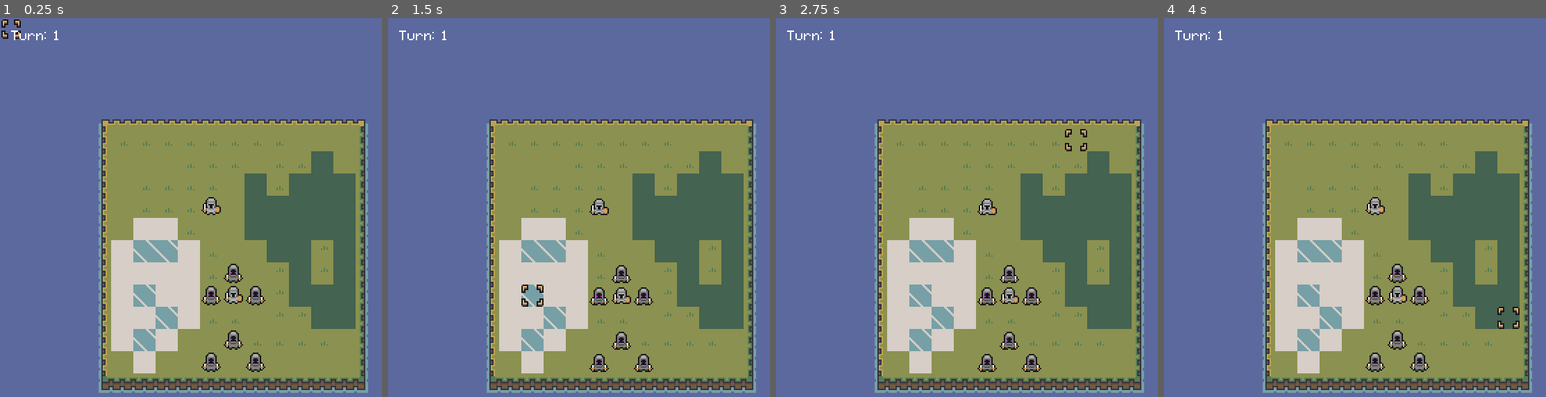
Above: before the commit, frames 1-4 (left to right).
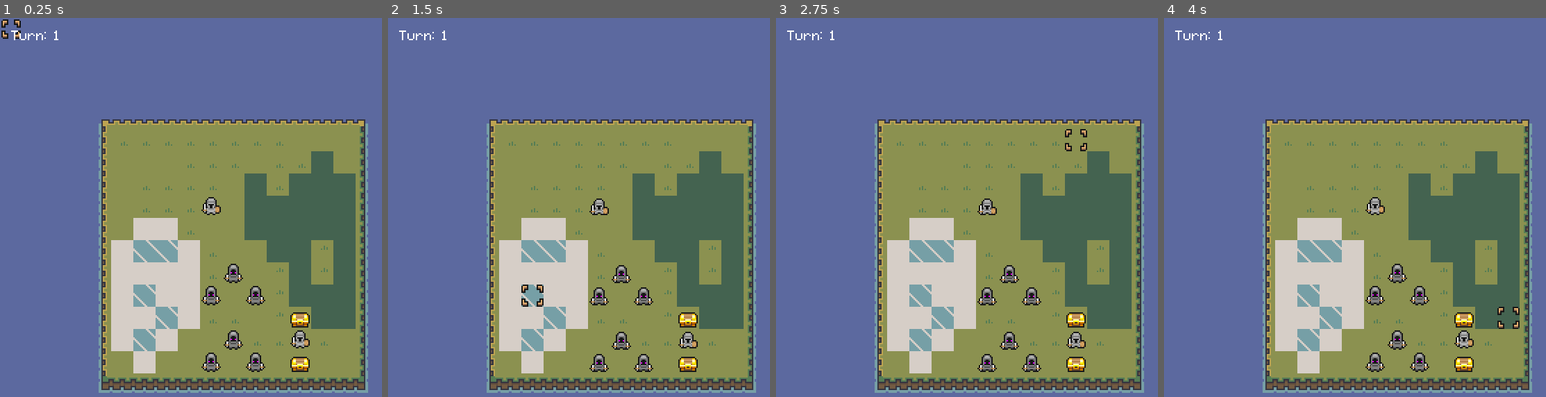
Above: after the commit, the same moments.

Repository: Dz373/Tactical-RPG
Game: Godot game, scene res://board.tscn
Same seed, same stepped clock (60 frames per second), same inputs: the game is played once before the commit and once after it.
Inputs (mouse positions are in pixels of both pictures, inside the frame that each line leads up to):
- Up to frame 1 (0.25 s): no input
- Up to frame 2 (1.5 s): tap Enter (ui_accept) at 0.5, 0.77 s; move the mouse to (708, 218) at 0.52 s; hold D (right) 0.53-1.28 s; hold 1 (cell) 0.53-1.28 s; move the mouse to (521, 260) at 1.27 s; hold Down (down) from 1.28 s (still down); tap 1 (cell) at 1.35 s
- Up to frame 3 (2.75 s): tap Enter (ui_accept) at 1.52 s; move the mouse to (1043, 143) at 2.02 s; release Down (down) at 2.03 s; press the mouse at (1043, 143) at 2.03 s; hold D (right) from 2.03 s (still down); tap 1 (cell) at 2.3 s
- Up to frame 4 (4 s): tap Enter (ui_accept) at 2.75, 3.02, 3.77 s; move the mouse to (1362, 328) at 2.77 s; release D (right) at 2.78 s; release the mouse at (1362, 328) at 2.78 s; hold Up (up) 2.78-3.53 s; tap 1 (cell) at 2.85 s; move the mouse to (1519, 306) at 3.52 s; hold A (left) from 3.53 s (still down); hold 1 (cell) from 3.53 s (still down)

The runs differ from the first frame. In frame 1, 0.7% of the frame differs, in the area x 58-82%, y 70-94%; in frame 2, 0.7%; in frame 3, 0.7%; in frame 4, 0.7%.

Commit message:
enemy attack

Diff:
--- a/Board/GameBoard.gd
+++ b/Board/GameBoard.gd
@@ -59,7 +59,13 @@
 		unit.end_turn=false
 
 func _process(_delta: float) -> void:
-	if finish_turn():
+	if player_units.size()==0:
+		print("enemy win")
+		set_process(false)
+	elif enemy_units.size()==0:
+		print("player win")
+		set_process(false)
+	elif finish_turn():
 		enemy_turn()
 		turn+=1
 		reinitialize()
@@ -92,7 +98,6 @@
 		elif new_range > move_cost[coord]:
 			move_cost[coord]=new_range
 			walk_fill(coord, new_range, arr)
-
 
 func get_attackable_cells(walk: Array)->Array:
 	var min_range=active_unit.min_range
@@ -297,33 +302,37 @@
 		active_unit=unit
 		var mv_range=get_walkable_cells(unit)
 		var atk_range=get_attackable_cells(mv_range)
-		unit_path.initialize(mv_range, 2)
-		get_targets_in_range(mv_range)
-		var target=find_target_unit(unit, atk_range)
-
-		unit_path.astar.set_point_solid(target.cell, false)
+		var target=find_target_unit(unit, atk_range,mv_range)
 		var move_point = find_move_point(target, mv_range)
-		unit_path.astar.set_point_solid(target.cell)
-		units.erase(active_unit.cell)
-		units[move_point] = active_unit
-		active_unit.walk_along(unit_path.calculate_point_path(unit.cell,move_point))
-		await active_unit.walk_finished
-
+
+		unit.walk_along(unit_path.calculate_point_path(unit.cell,move_point))
+		await unit.walk_finished
+
+		if unit.is_attacking:
+			target.hp-=calc_damage(target,unit)
+			unit.is_attacking=false
+
+		if player_units.size()==0:
+			return
 		unit_path.stop()
 		active_unit=null
 
-func find_target_unit(current_unit:Unit, atk_range:Array)->Unit:
+func find_target_unit(current_unit:Unit, atk_range:Array, mv_range:Array)->Unit:
+	unit_path.initialize(mv_range, 2)
+	var targets_in_range = get_targets_in_range(mv_range)
 	var closest_unit = get_closest_unit(current_unit)
 	if closest_unit.cell in atk_range:
 		for unit in targets_in_range:
 			if not closest_unit in targets_in_range:
 				closest_unit=unit
-				continue
 			if calc_damage(closest_unit, active_unit) < calc_damage(unit, active_unit):
 				closest_unit=unit
+			if not active_unit.is_attacking:
+				active_unit.is_attacking=true
 	return closest_unit
 
 func find_move_point(target:Unit, mv_range:Array)->Vector2:
+	unit_path.astar.set_point_solid(target.cell, false)
 	var move_point = active_unit.cell
 	var cost = unit_path.calculate_path_cost(active_unit.cell,target.cell)
 	for tile in mv_range:
@@ -333,17 +342,20 @@
 		if point_cost<cost:
 			cost=point_cost
 			move_point=tile
+	units.erase(active_unit.cell)
+	units[move_point] = active_unit
+	unit_path.astar.set_point_solid(target.cell)
 	return move_point
 
-var targets_in_range:=[]
 func get_targets_in_range(mv_range:Array):
-	targets_in_range.clear()
+	var targets_in_range=[]
 	for unit in player_units:
 		var atk_arr=get_attack_tiles(unit, mv_range)
 		for tile in atk_arr:
 			if tile in mv_range:
 				targets_in_range.append(unit)
 				break
+	return targets_in_range
 
 func get_attack_tiles(target:Unit, mv_range:Array)->Array:
 	var arr=[]
--- a/board.tscn
+++ b/board.tscn
@@ -842,6 +842,7 @@
 grid = ExtResource("7_gurcu")
 
 [node name="Obstacle" type="TileMapLayer" parent="GameBoard/Terrain"]
+tile_map_data = PackedByteArray("AAANAA0AAAABAAAAAAANAA8AAAABAAAAAAA=")
 tile_set = SubResource("TileSet_glbsn")
 script = ExtResource("7_mlpqg")
 
@@ -851,15 +852,17 @@
 
 [node name="Unit1" parent="GameBoard" instance=ExtResource("12_ddttq")]
 position = Vector2(152, 136)
-move_range = 8
-move_speed = 5
-class_type = ExtResource("12_g5gwo")
-
-[node name="Unit2" parent="GameBoard" instance=ExtResource("12_ddttq")]
-position = Vector2(168, 200)
 move_range = 5
 move_speed = 5
 class_type = ExtResource("12_g5gwo")
+def = 0
+
+[node name="Unit2" parent="GameBoard" instance=ExtResource("12_ddttq")]
+position = Vector2(216, 232)
+move_range = 5
+move_speed = 5
+class_type = ExtResource("12_g5gwo")
+def = 0
 
 [node name="Enemy1" parent="GameBoard" instance=ExtResource("13_u7hvr")]
 position = Vector2(168, 184)
